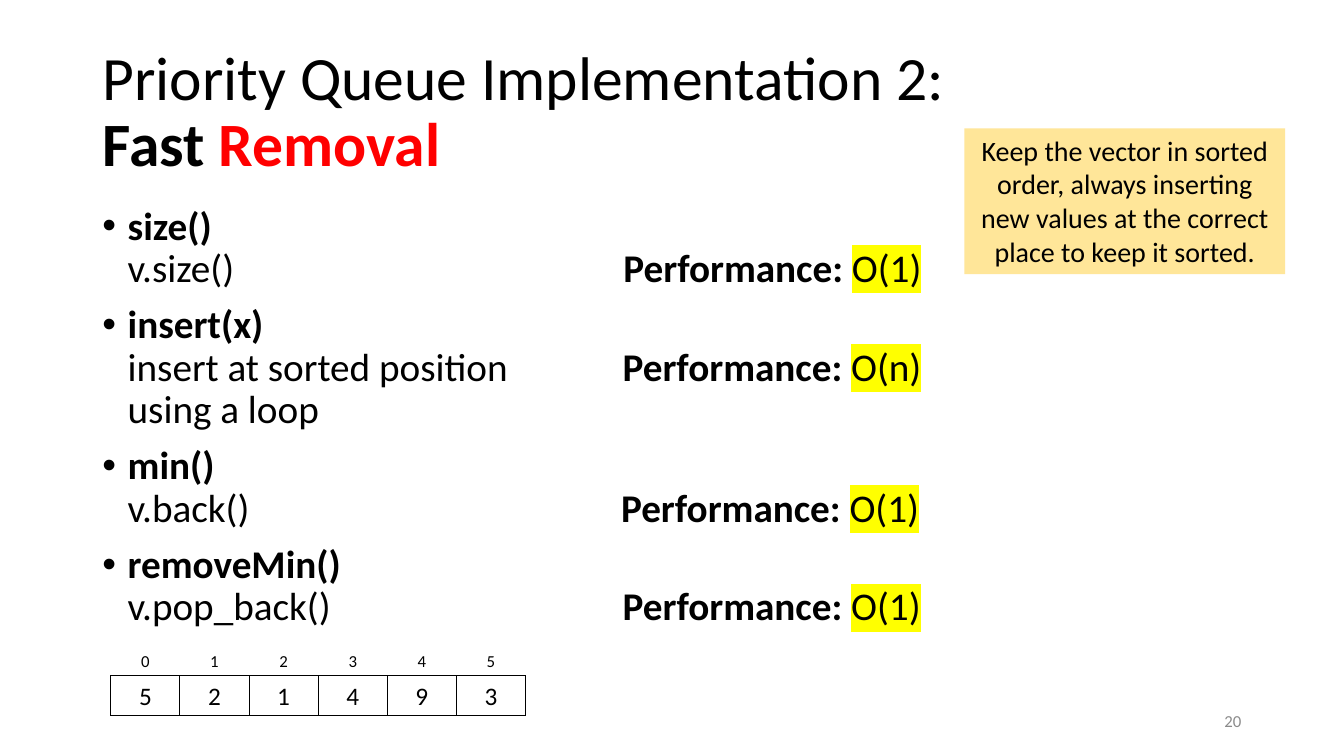
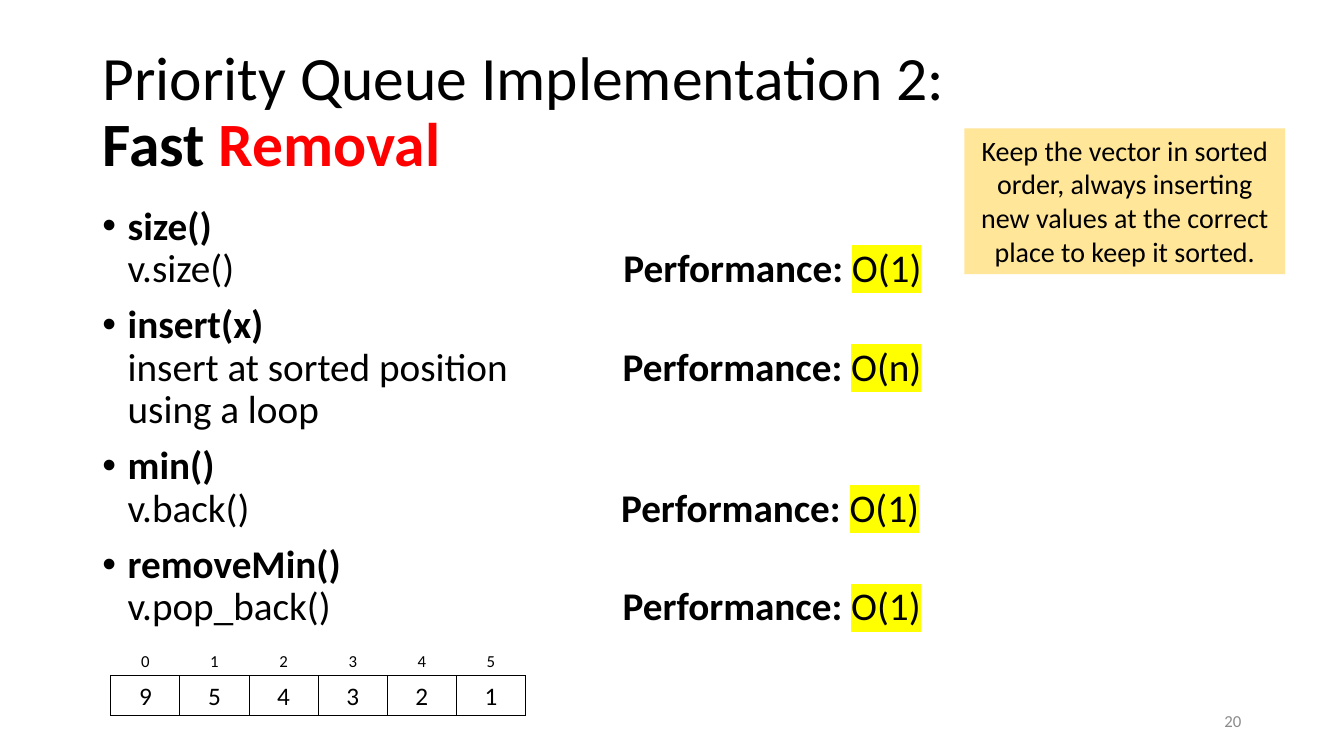
Before and after one commit to tjd1234/cmpt225fall2023, a slide deck: slide 20 of lecture_notes/week7/week7_priority_queues.pptx. Drawn at 1344x756 pixels with LibreOffice and Linux fonts; fonts in the diff are those of the drawing. Boxes give left, top, right and bottom in pixels: in the first picture for what was removed or moved away, otherwise in the second. Text is boxed around its words. In the diff, an @@ line names an element or a change of style, - is before the commit and + after.

```diff
--- a/lecture_notes/week7/week7_priority_queues.pptx
+++ b/lecture_notes/week7/week7_priority_queues.pptx
@@ rectangle "9": place and size @@
-rectangle "9" at (387,676,457,716)
+rectangle "9" at (111,676,180,716)
@@ rectangle "5": place and size @@
-rectangle "5" at (111,676,180,716)
+rectangle "5" at (180,676,250,716)
@@ rectangle "4": place and size @@
-rectangle "4" at (319,676,388,716)
+rectangle "4" at (249,676,319,716)
@@ rectangle "3": place and size @@
-rectangle "3" at (457,676,526,716)
+rectangle "3" at (319,676,388,716)
@@ rectangle "2": place and size @@
-rectangle "2" at (180,676,250,716)
+rectangle "2" at (387,676,457,716)
@@ rectangle "1": place and size @@
-rectangle "1" at (249,676,319,716)
+rectangle "1" at (457,676,526,716)
```
Also in this commit, not shown: 10 other slides changed, 2 other files.
